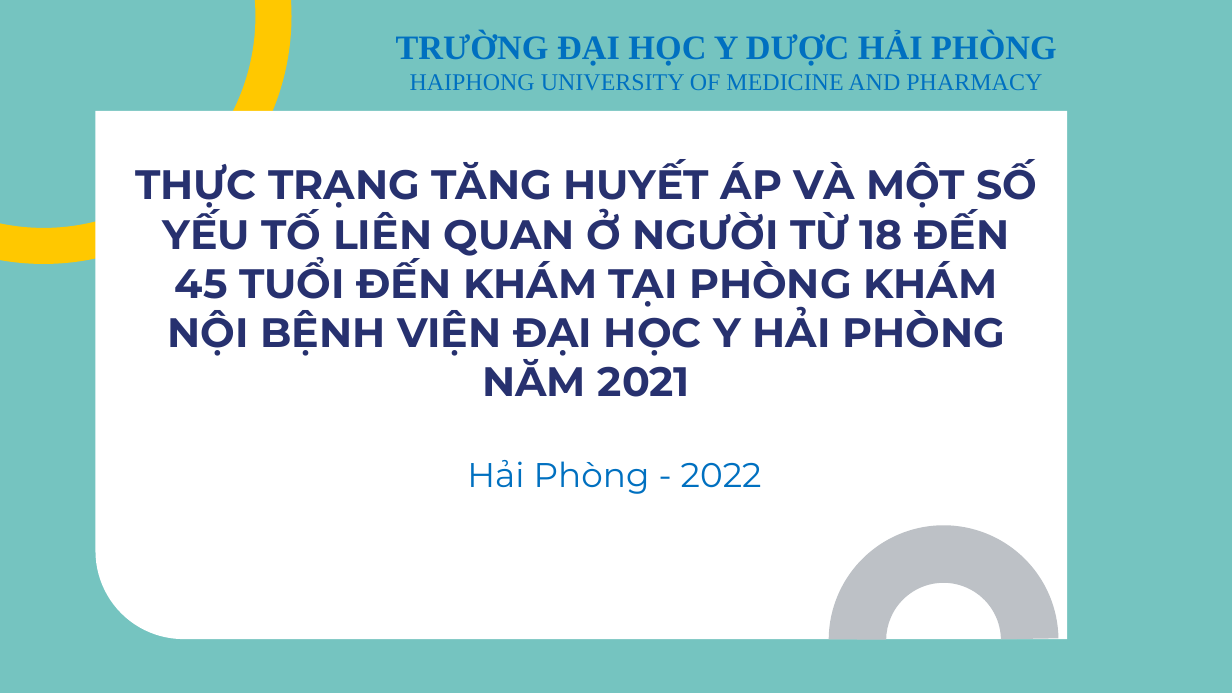
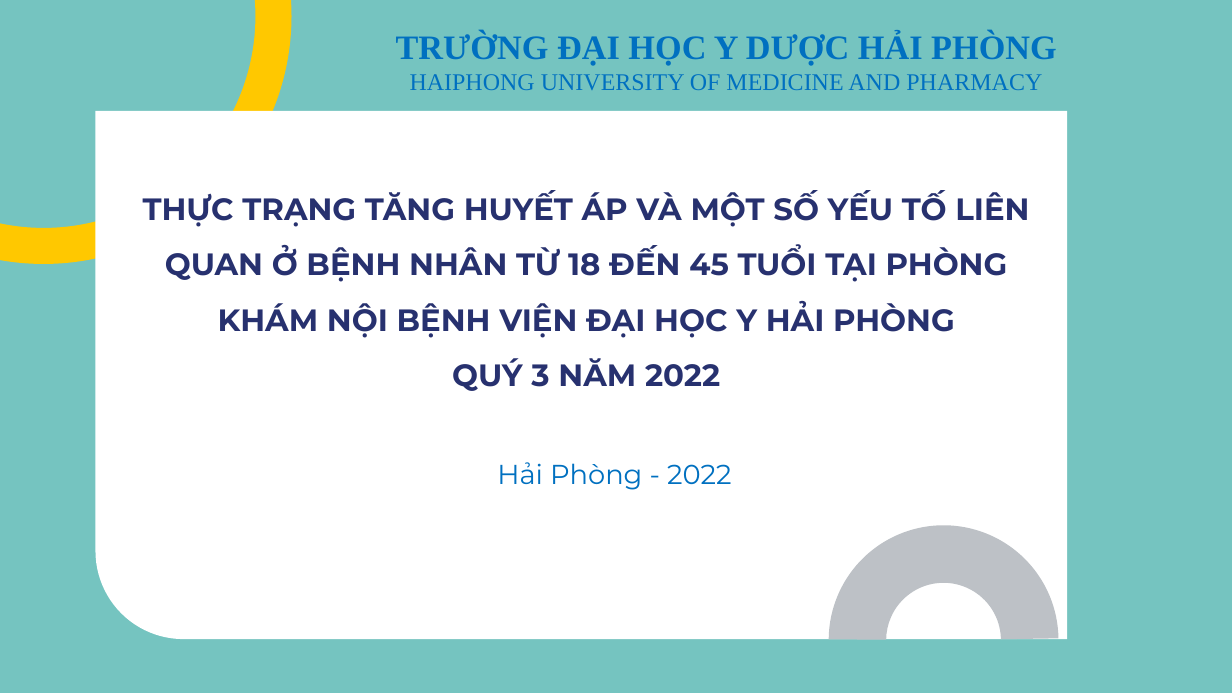
Before and after one commit to MedPocket/HPMUDocs-2021, a slide deck: slide 2 of Nghien-cuu-khoa-hoc/Nhom-4_K39C_Thuyet-trinh-NCKH.pptx (slide 1 before the commit). Drawn at 1232x693 pixels with LibreOffice and Linux fonts; fonts in the diff are those of the drawing; background and template pictures are left out. Boxes give left, top, right and bottom in pixels: in the first picture for what was removed or moved away, otherwise in the second. Text is boxed around its words. In the diff, an @@ line names an element or a change of style, - is before the commit and + after.

```diff
--- a/Nghien-cuu-khoa-hoc/Nhom-4_K39C_Thuyet-trinh-NCKH.pptx
+++ b/Nghien-cuu-khoa-hoc/Nhom-4_K39C_Thuyet-trinh-NCKH.pptx
@@ title at box(143, 190, 1029, 391): text changed; size 24 to 18 pt @@
-THỰC TRẠNG TĂNG HUYẾT ÁP VÀ MỘT SỐ YẾU TỐ LIÊN QUAN Ở NGƯỜI TỪ 18 ĐẾN 45 TUỔI ĐẾN KHÁM TẠI PHÒNG KHÁM NỘI BỆNH VIỆN ĐẠI HỌC Y HẢI PHÒNG NĂM 2021
+THỰC TRẠNG TĂNG HUYẾT ÁP VÀ MỘT SỐ YẾU TỐ LIÊN QUAN Ở BỆNH NHÂN TỪ 18 ĐẾN 45 TUỔI TẠI PHÒNG KHÁM NỘI BỆNH VIỆN ĐẠI HỌC Y HẢI PHÒNG
+QUÝ 3 NĂM 2022
@@ subtitle "Hải Phòng - 2022" at box(497, 462, 732, 490): size 20 to 16 pt @@
```
Also in this commit, not shown: 22 other slides changed, 4 slides added, 3 slides removed.
